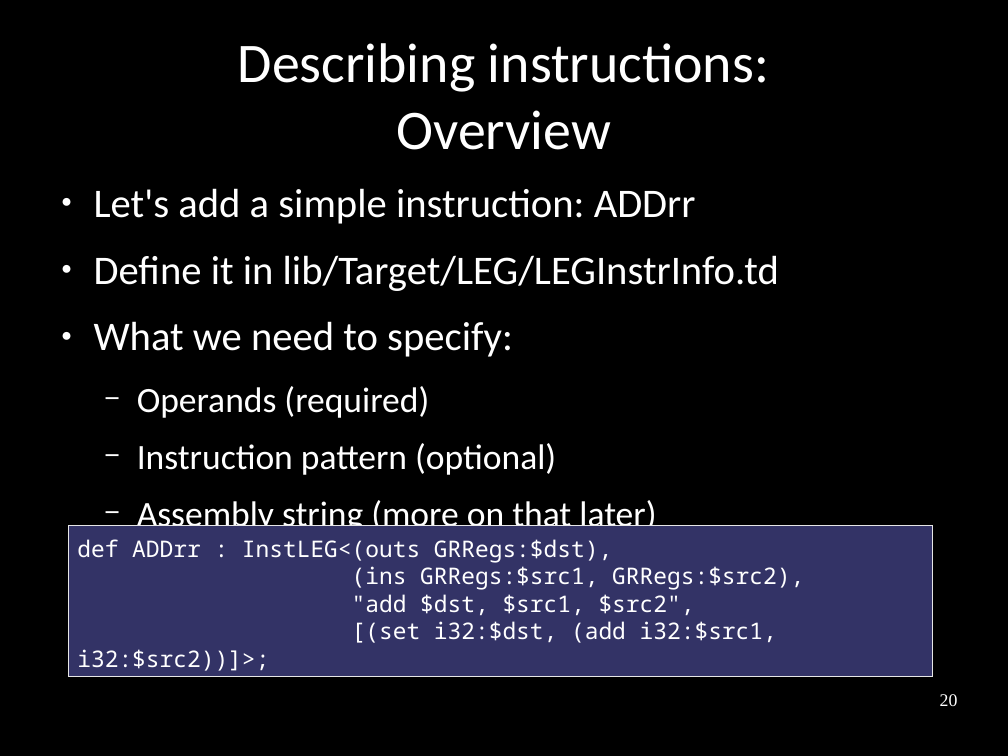
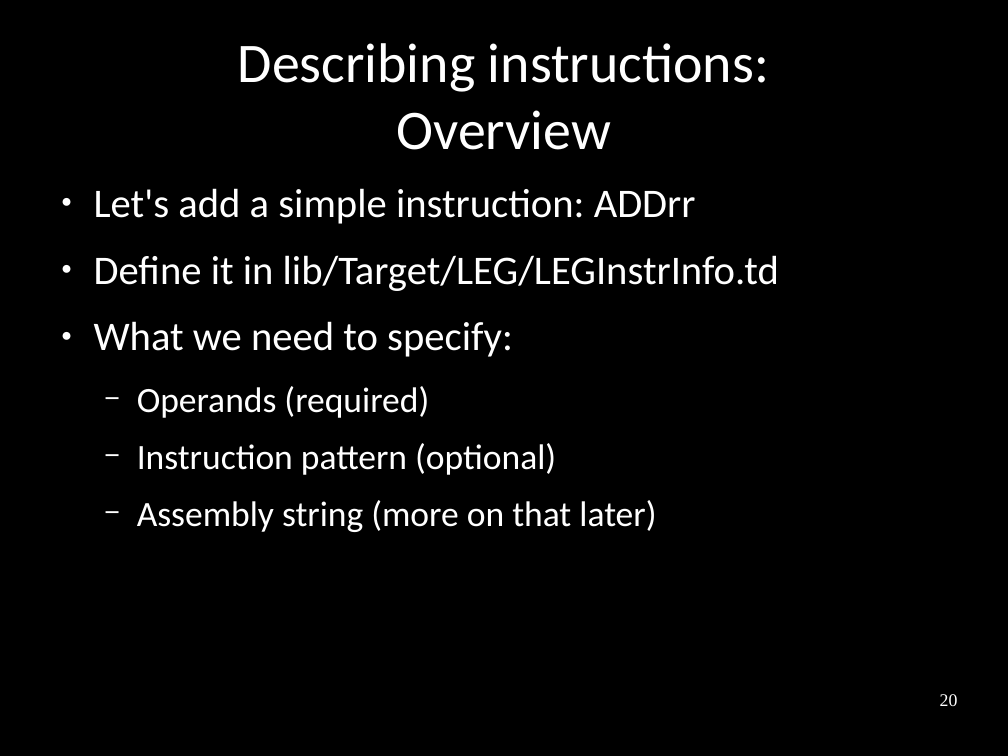
Before and after one commit to frasercrmck/llvm-leg, a slide deck: slide 20 of docs/Codeplay/Slides.odp. Drawn at 1008x756 pixels with LibreOffice and Linux fonts; fonts in the diff are those of the drawing. Boxes give left, top, right and bottom in pixels: in the first picture for what was removed or moved away, otherwise in the second. Text is boxed around its words. In the diff, an @@ line names an element or a change of style, - is before the commit and + after.

```diff
--- a/docs/Codeplay/Slides.odp
+++ b/docs/Codeplay/Slides.odp
@@ rectangle removed at (69, 526, 933, 677) @@
-def ADDrr : InstLEG<(outs GRRegs:$dst),
-(ins GRRegs:$src1, GRRegs:$src2),
-"add $dst, $src1, $src2",
-[(set i32:$dst, (add i32:$src1, i32:$src2))]>;
```
Also in this commit, not shown: 19 other slides changed, 1 slide added, 4 slides removed.
